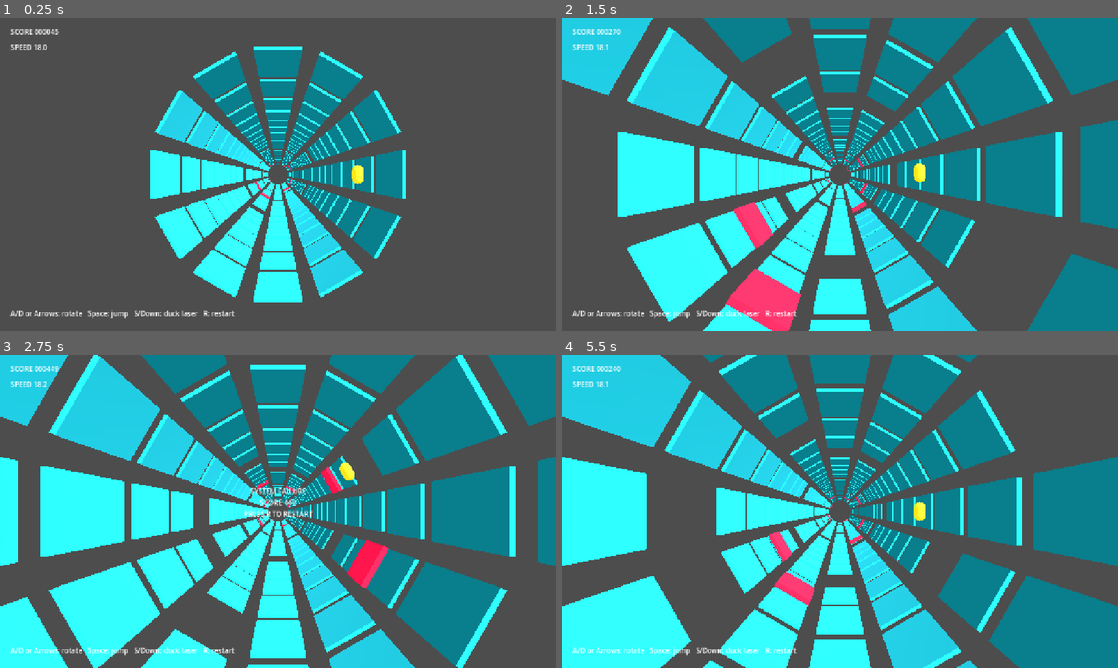
Above: before the commit, frames 1-4 (two rows, left to right).
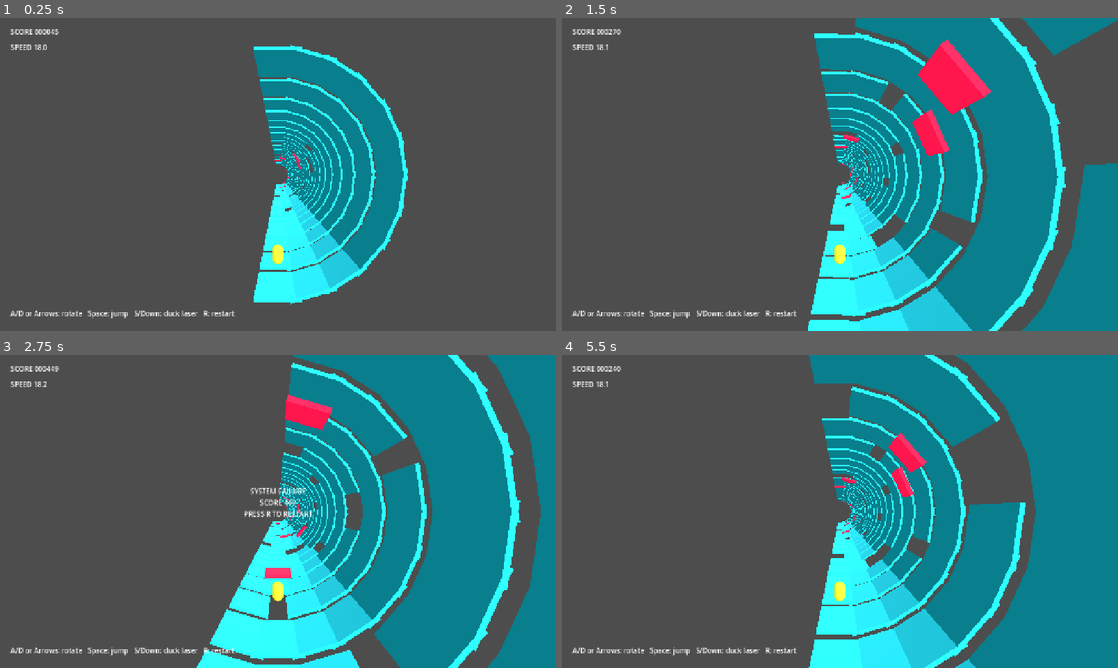
Above: after the commit, the same moments.

Repository: jeoungan/Project_1
Game: Godot game, scene res://scenes/main/ElectronDashGame.tscn
Same seed, same stepped clock (60 frames per second), same inputs: the game is played once before the commit and once after it.
Inputs:
- Up to frame 1 (0.25 s): no input
- Up to frame 2 (1.5 s): hold D (move_right) 0.53-1.28 s; hold Space (jump) 0.53-1.28 s; hold A (move_left) from 1.28 s (still down); tap S (duck) at 1.35 s
- Up to frame 3 (2.75 s): tap Space (jump) at 1.52, 1.55, 1.82 s; release A (move_left) at 2.03 s; hold D (move_right) from 2.03 s (still down); hold Space (jump) from 2.03 s (still down)
- Up to frame 4 (5.5 s): tap R (restart) at 2.75, 4.15 s; release Space (jump) at 2.78 s; tap S (duck) at 2.85, 4.35 s; tap Space (jump) at 3.02, 3.05, 3.32, 4.52, 4.55, 4.82 s; release D (move_right) at 3.53 s; hold Space (jump) 3.53-4.28 s; hold A (move_left) from 3.53 s (still down); hold Space (jump) from 5.03 s (still down)

The runs differ from the first frame. In frame 1, 14% of the frame differs, in the area x 27-74%, y 8-92%; in frame 2, 47%; in frame 3, 50%; in frame 4, 50%, in the area x 0-100%, y 0-100%.

Commit message:
fix: align tunnel controls and launcher

Diff:
--- a/scripts/electron_dash/electron_dash_game.gd
+++ b/scripts/electron_dash/electron_dash_game.gd
@@ -10,6 +10,7 @@
 @export var jump_velocity: float = 8.8
 @export var gravity: float = 24.0
 @export var lane_turn_speed: float = 14.0
+@export var auto_restart_seconds: float = 1.1
 
 var player_lane: int = 0
 var target_angle: float = 0.0
@@ -21,6 +22,7 @@
 var score: int = 0
 var next_segment_index: int = 0
 var segments: Array = []
+var restart_countdown: float = 0.0
 
 @onready var tube_root: Node3D = %TubeRoot
 @onready var player_pivot: Node3D = %PlayerPivot
@@ -39,7 +41,7 @@
 		child.queue_free()
 	segments.clear()
 	player_lane = 0
-	target_angle = Rules.lane_angle(player_lane, lane_count)
+	target_angle = _roll_for_lane(player_lane)
 	visual_angle = target_angle
 	jump_height = 0.0
 	vertical_velocity = 0.0
@@ -47,6 +49,7 @@
 	score = 0
 	next_segment_index = 0
 	is_alive = true
+	restart_countdown = 0.0
 	overlay_label.visible = false
 	for i in range(visible_segments):
 		_spawn_segment(-float(i) * segment_depth)
@@ -65,6 +68,9 @@
 
 func _process(delta: float) -> void:
 	if not is_alive:
+		restart_countdown -= delta
+		if restart_countdown <= 0.0:
+			reset_game()
 		return
 	var speed: float = Rules.speed_for_distance(distance)
 	distance += speed * delta
@@ -76,7 +82,7 @@
 
 func _change_lane(delta_lane: int) -> void:
 	player_lane = Rules.wrap_lane(player_lane, delta_lane, lane_count)
-	target_angle = Rules.lane_angle(player_lane, lane_count)
+	target_angle = _roll_for_lane(player_lane)
 
 func _jump() -> void:
 	if jump_height <= 0.02:
@@ -92,9 +98,10 @@
 func _update_player_transform(delta: float) -> void:
 	var blend: float = min(1.0, lane_turn_speed * delta)
 	visual_angle = lerp_angle(visual_angle, target_angle, blend)
-	player_pivot.rotation.z = visual_angle
+	tube_root.rotation.z = visual_angle
+	player_pivot.rotation.z = 0.0
 	player_pivot.position = Vector3(0.0, 0.0, player_z)
-	player_visual.position = Vector3(tunnel_radius - 0.55 - jump_height, 0.0, 0.0)
+	player_visual.position = Vector3(0.0, -tunnel_radius + 0.55 + jump_height, 0.0)
 
 func _scroll_segments(speed: float, delta: float) -> void:
 	var farthest_z: float = _farthest_segment_z()
@@ -122,6 +129,7 @@
 
 func _game_over() -> void:
 	is_alive = false
+	restart_countdown = auto_restart_seconds
 	overlay_label.text = "SYSTEM FAILURE\nSCORE %d\nPRESS R TO RESTART" % score
 	overlay_label.visible = true
 
@@ -180,10 +188,18 @@
 	return laser
 
 func _place_on_tunnel(node: Node3D, lane: int, radius: float) -> void:
-	var angle: float = Rules.lane_angle(lane, lane_count)
+	var angle: float = _visual_lane_angle(lane)
 	var normal := Vector3(cos(angle), sin(angle), 0.0)
 	var tangent := Vector3(-sin(angle), cos(angle), 0.0)
 	node.transform = Transform3D(Basis(tangent, normal, Vector3(0.0, 0.0, 1.0)), normal * radius)
+
+func _visual_lane_angle(lane: int) -> float:
+	if lane_count <= 1:
+		return PI * 1.5
+	return PI + PI * float(lane) / float(lane_count - 1)
+
+func _roll_for_lane(lane: int) -> float:
+	return PI * 1.5 - _visual_lane_angle(lane)
 
 func _build_player_mesh() -> void:
 	var mesh := CapsuleMesh.new()
--- /dev/null
+++ b/scripts/tests/test_electron_dash_game_behavior.gd
@@ -0,0 +1,44 @@
+extends SceneTree
+
+func _fail(message: String) -> void:
+	printerr(message)
+	quit(1)
+
+func _check(condition: bool, message: String) -> bool:
+	if not condition:
+		_fail(message)
+		return false
+	return true
+
+func _initialize() -> void:
+	var packed: PackedScene = load("res://scenes/main/ElectronDashGame.tscn")
+	var game = packed.instantiate()
+	root.add_child(game)
+	await process_frame
+
+	game._change_lane(1)
+	game._update_player_transform(0.2)
+	var player_pivot: Node3D = game.get_node("%PlayerPivot")
+	var tube_root: Node3D = game.get_node("%TubeRoot")
+	if not _check(abs(player_pivot.rotation.z) < 0.001, "player stays visually fixed"):
+		return
+	if not _check(abs(tube_root.rotation.z) > 0.01, "ground rotates under player"):
+		return
+
+	var first_angle: float = game._visual_lane_angle(0)
+	var last_angle: float = game._visual_lane_angle(game.lane_count - 1)
+	if not _check(first_angle >= PI - 0.001, "first panel starts on lower half"):
+		return
+	if not _check(last_angle <= TAU + 0.001, "last panel stays on lower half"):
+		return
+
+	game._game_over()
+	if not _check(not game.is_alive, "game enters fail state first"):
+		return
+	game._process(game.auto_restart_seconds + 0.1)
+	if not _check(game.is_alive, "game auto-restarts instead of staying frozen"):
+		return
+
+	game.free()
+	print("test_electron_dash_game_behavior passed")
+	quit(0)
--- /dev/null
+++ b/scripts/tests/test_launcher_exists.gd
@@ -0,0 +1,19 @@
+extends SceneTree
+
+func _fail(message: String) -> void:
+	printerr(message)
+	quit(1)
+
+func _check(condition: bool, message: String) -> bool:
+	if not condition:
+		_fail(message)
+		return false
+	return true
+
+func _initialize() -> void:
+	if not _check(FileAccess.file_exists("res://집에 가고 싶다 실행.cmd"), "double-click launcher exists"):
+		return
+	if not _check(FileAccess.file_exists("res://집에 가고 싶다 실행.lnk"), "Windows shortcut exists"):
+		return
+	print("test_launcher_exists passed")
+	quit(0)
Not shown, changed: README.md
Not shown, added: 집에 가고 싶다 실행.cmd
Not shown, added: 집에 가고 싶다 실행.lnk
